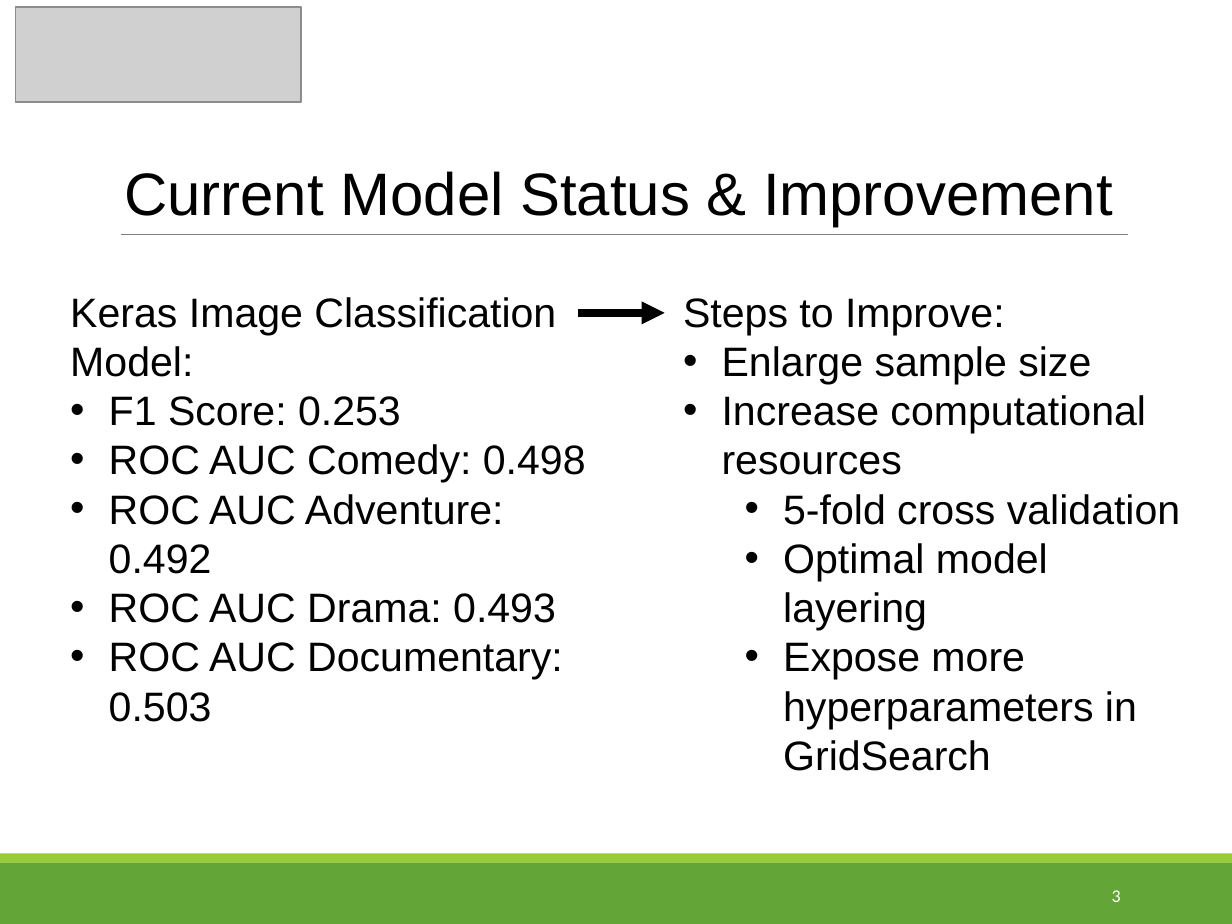
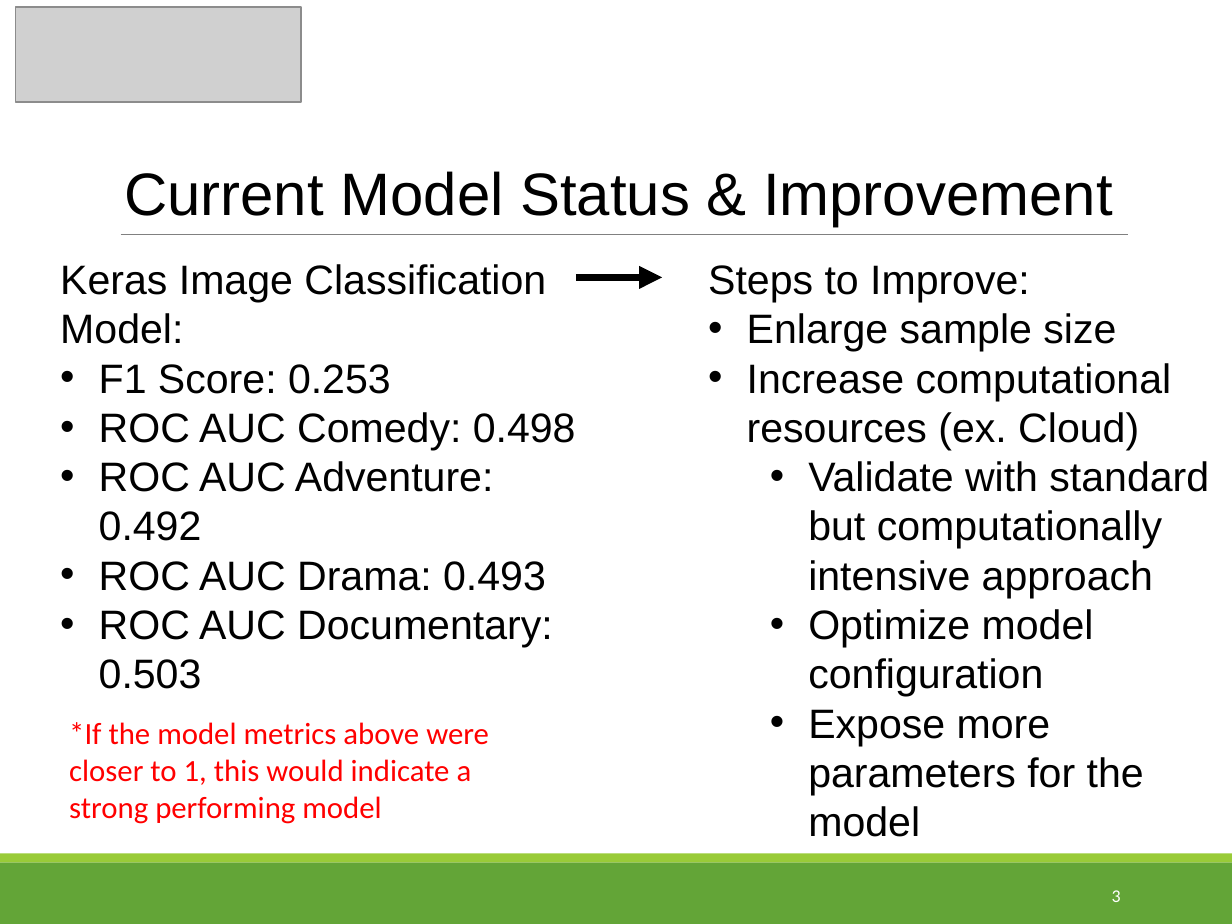
Before and after one commit to tpoozhikala/IMDB_Classification, a slide deck: slide 3 of 6_Documentation/IMDb_Classification_Presentation.pptx. Drawn at 1232x924 pixels with LibreOffice and Linux fonts; fonts in the diff are those of the drawing; grey boxes stand for pictures. Boxes give left, top, right and bottom in pixels: in the first picture for what was removed or moved away, otherwise in the second. Text is boxed around its words. In the diff, an @@ line names an element or a change of style, - is before the commit and + after.

```diff
--- a/6_Documentation/IMDb_Classification_Presentation.pptx
+++ b/6_Documentation/IMDb_Classification_Presentation.pptx
@@ text "Keras Image Classification Model:": place and size @@
-text "Keras Image Classification Model:" at [70, 297, 586, 722]
+text "Keras Image Classification Model:" at [60, 264, 576, 689]
@@ text "Steps to Improve:": place and size @@
-text "Steps to Improve:" at [683, 298, 1180, 771]
+text "Steps to Improve:" at [708, 265, 1209, 837]
@@ arrow moved from (579, 313) - (664, 313) to (575, 277) - (663, 277) @@
@@ text at [747, 363, 1209, 837]: text changed @@
-• Increase computational resources
-  • 5-fold cross validation
-  • Optimal model layering
-  • Expose more hyperparameters in GridSearch
+• Increase computational resources (ex. Cloud)
+  • Validate with standard but computationally intensive approach
+  • Optimize model configuration
+  • Expose more parameters for the model
@@ text added at [69, 722, 489, 824], 18 pt, text #FF0000 @@
+*If the model metrics above were closer to 1, this would indicate a strong performing model
```
Also in this commit, not shown: 6 other slides changed, 2 other files.
